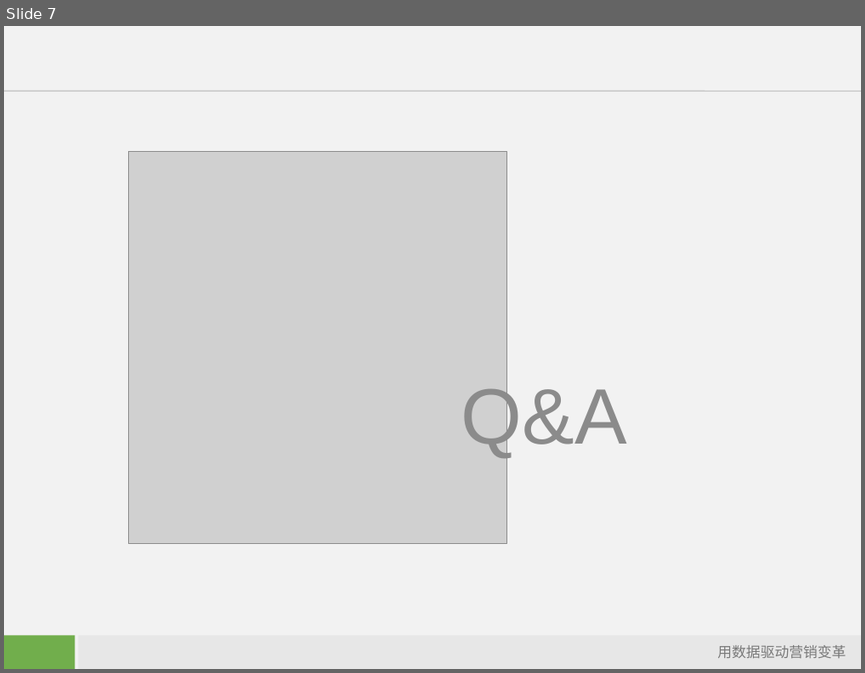
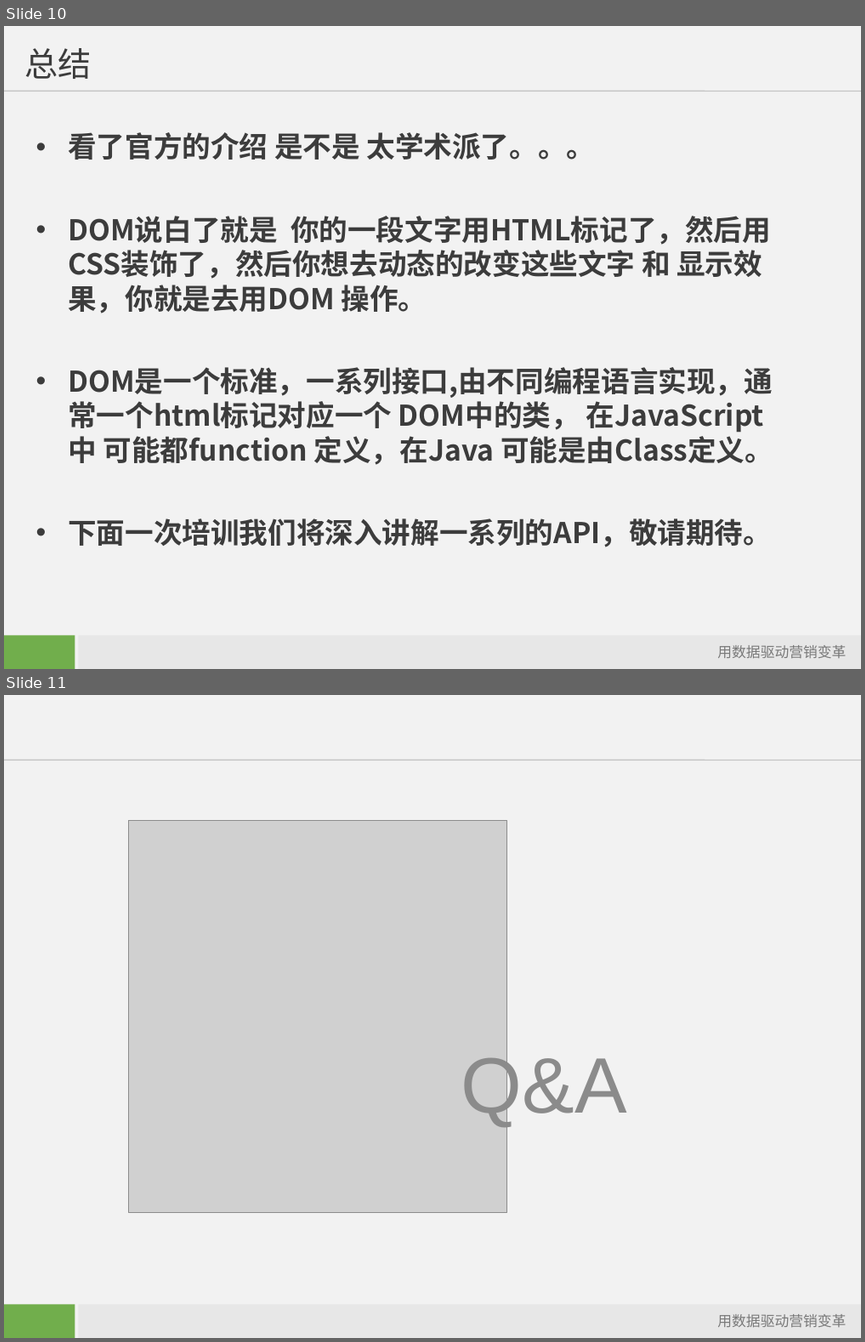
Before and after one commit to starzou/dom-edge, a slide deck: doc/DOM及其应用-入门.ppt. Shown one above the other, each under a label of ours: slide 7 before the commit, slides 10 and 11 after it. The pictures are 865x673 and 865x1342 pixels, drawn with LibreOffice and Linux fonts; fonts in the diff are those of the drawing; grey boxes stand for pictures; background and template pictures are left out. Boxes give left, top, right and bottom in pixels: in the first picture for what was removed or moved away, otherwise in the second. Text is boxed around its words. In the diff, an @@ line names an element or a change of style, - is before the commit and + after.

```diff
--- a/doc/DOM及其应用-入门.ppt
+++ b/doc/DOM及其应用-入门.ppt
@@ slide 10 added at bbox=[4, 26, 861, 669], background #F2F2F2; not listed: 4 template elements that a slide beside it also shows @@
@@ title added at bbox=[24, 48, 91, 79], 28 pt, text #3C3C3C @@
+总结
@@ text added at bbox=[68, 132, 773, 547], 24 pt, text #3C3C3C, bold @@
+• 看了官方的介绍 是不是 太学术派了。。。
+• DOM说白了就是 你的一段文字用HTML标记了，然后用CSS装饰了，然后你想去动态的改变这些文字 和 显示效果，你就是去用DOM 操作。
+• DOM是一个标准，一系列接口,由不同编程语言实现，通常一个html标记对应一个 DOM中的类， 在JavaScript中 可能都function 定义，在Java 可能是由Class定义。
+• 下面一次培训我们将深入讲解一系列的API，敬请期待。
@@ what was slide 7 is now slide 11 @@
```
Also in this commit, not shown: 1 slide changed, 4 other slides added, 1 slide removed, 1 other file.
